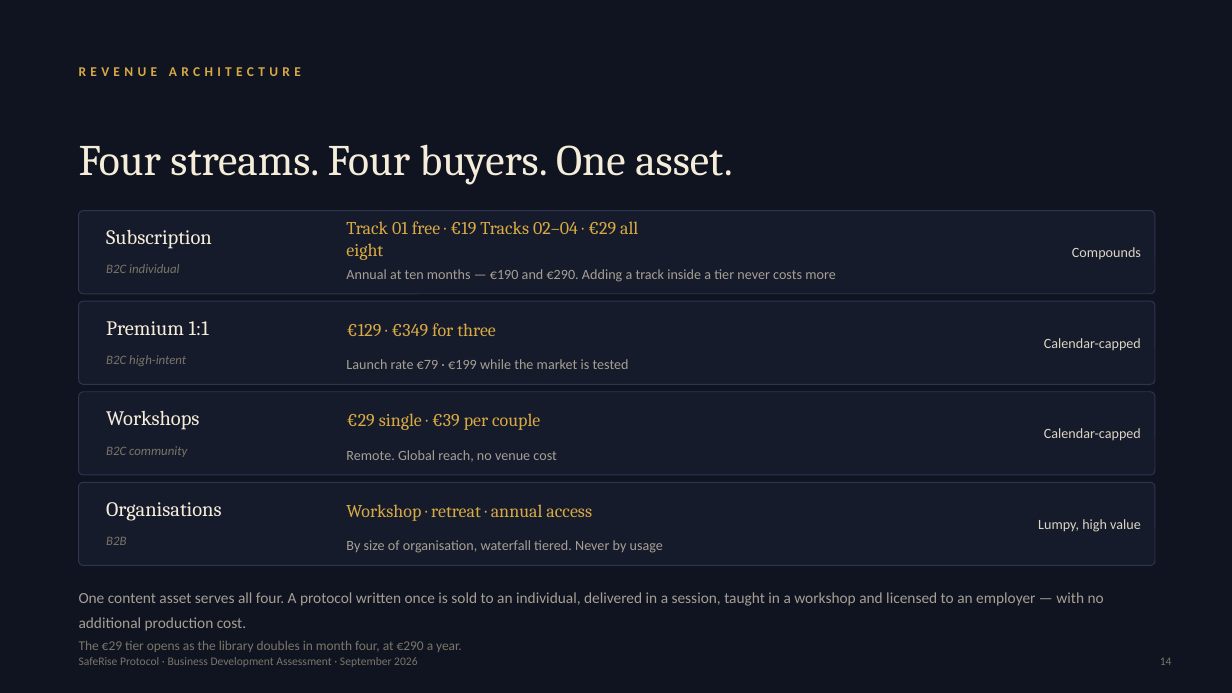
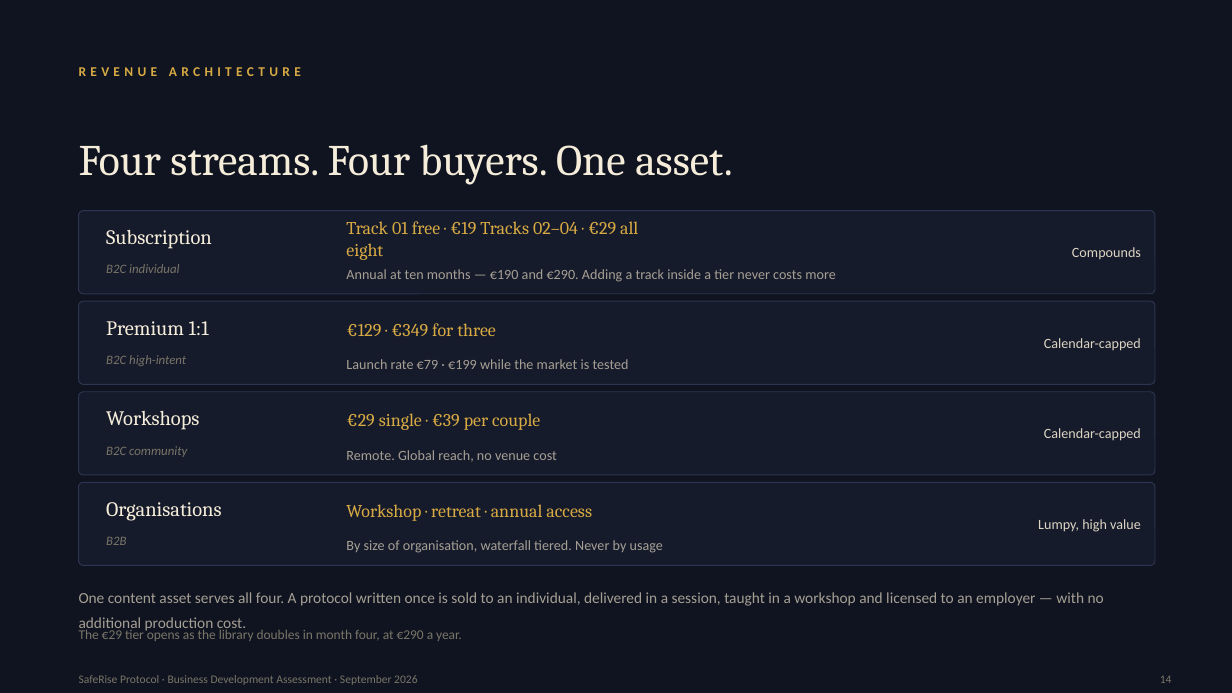
Before and after one commit to robleyworks/saferise, a slide deck: slide 14 of docs/business/SafeRise-Investor-Deck.pptx. Drawn at 1232x693 pixels with LibreOffice and Linux fonts; fonts in the diff are those of the drawing. Boxes give left, top, right and bottom in pixels: in the first picture for what was removed or moved away, otherwise in the second. Text is boxed around its words. In the diff, an @@ line names an element or a change of style, - is before the commit and + after.

```diff
--- a/docs/business/SafeRise-Investor-Deck.pptx
+++ b/docs/business/SafeRise-Investor-Deck.pptx
@@ text "The €29 tier opens as ...": place and size @@
-text "The €29 tier opens as ..." at bbox=[79, 641, 462, 652]
+text "The €29 tier opens as ..." at bbox=[79, 630, 462, 641]
@@ text "SafeRise Protocol · Business Development ...": place and size @@
-text "SafeRise Protocol · Business Development ..." at bbox=[79, 657, 417, 667]
+text "SafeRise Protocol · Business Development ..." at bbox=[79, 675, 417, 685]
@@ text "14": place and size @@
-text "14" at bbox=[1160, 657, 1172, 665]
+text "14" at bbox=[1160, 675, 1172, 683]
```
Also in this commit, not shown: 37 other slides changed, 1 other file.
